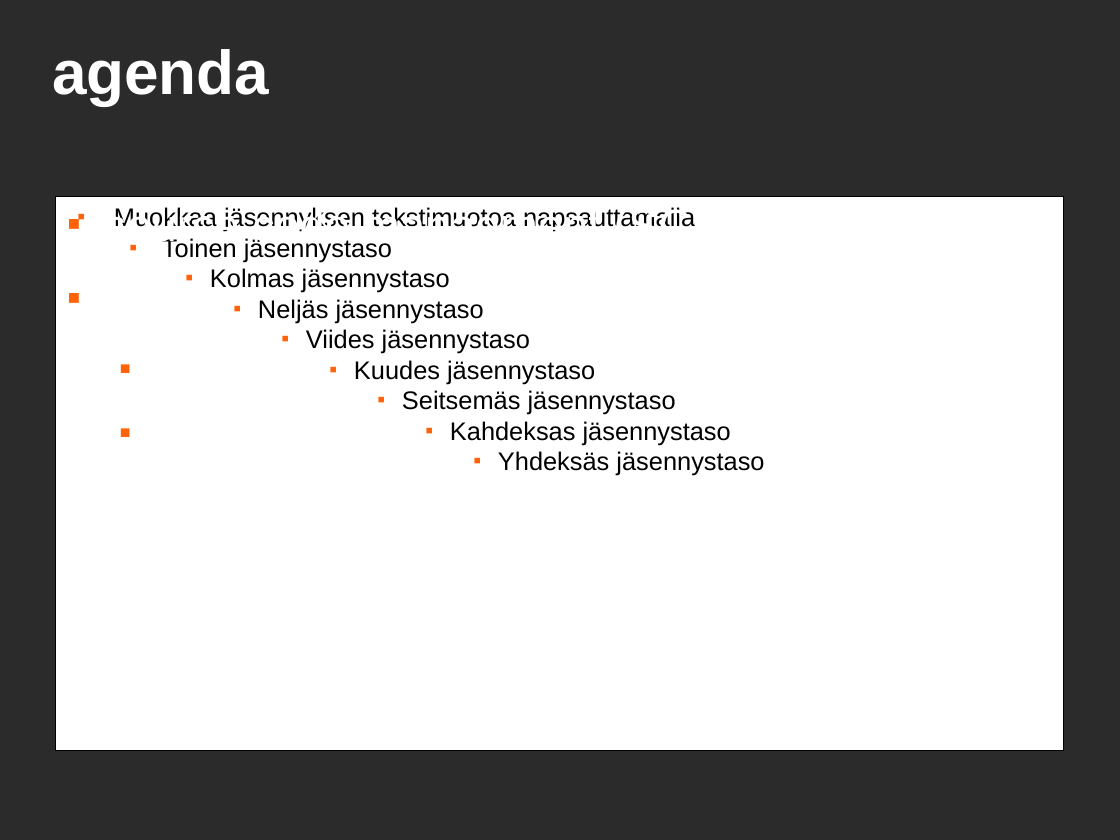
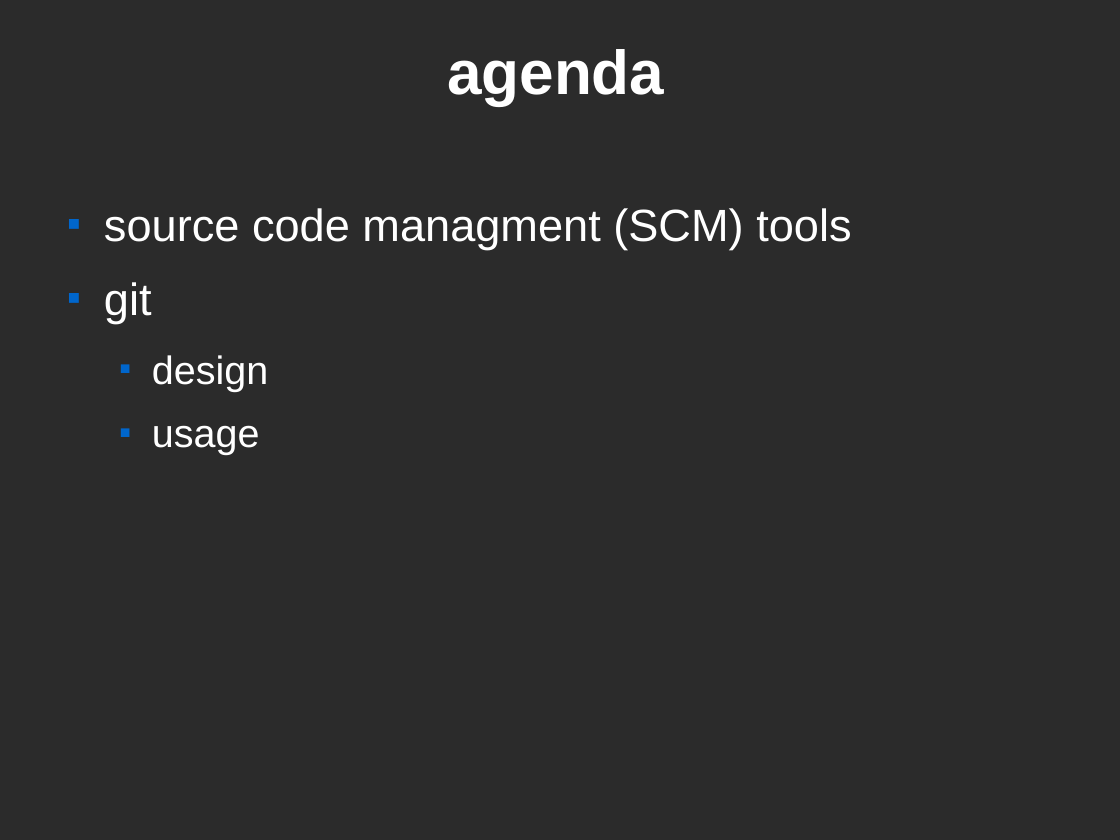
Before and after one commit to glonnon/git-demo, a slide deck: slide 2 of git_boise_web_tech.odp. Drawn at 1120x840 pixels with LibreOffice and Linux fonts; fonts in the diff are those of the drawing; background and template pictures are left out; a plain dark background stands for a picture behind light text. Boxes give left, top, right and bottom in pixels: in the first picture for what was removed or moved away, otherwise in the second. Text is boxed around its words. In the diff, an @@ line names an element or a change of style, - is before the commit and + after.

```diff
--- a/git_boise_web_tech.odp
+++ b/git_boise_web_tech.odp
@@ title "agenda" at bbox=[447, 49, 664, 106]: alignment left to centre @@
@@ text "source code managment (SCM) tools" at bbox=[104, 208, 851, 455]: bullet colour #FF6309 to #0066CC @@
@@ rectangle removed at bbox=[56, 196, 1064, 751] @@
-■ Muokkaa jäsennyksen tekstimuotoa napsauttamalla
-  ■ Toinen jäsennystaso
-    ■ Kolmas jäsennystaso
-      ■ Neljäs jäsennystaso
-        ■ Viides jäsennystaso
-          ■ Kuudes jäsennystaso
-            ■ Seitsemäs jäsennystaso
-              ■ Kahdeksas jäsennystaso
-                ■ Yhdeksäs jäsennystaso
```
Also in this commit, not shown: 42 other slides changed.
